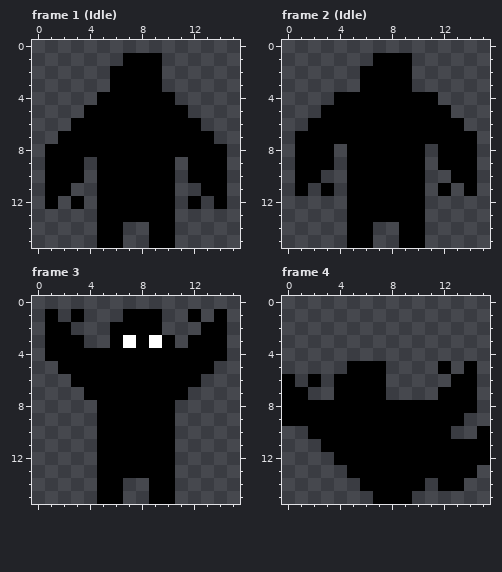
A pixel-art file gets an edit: src/assets/sprites/beasts.aseprite. Above: the version before the commit.
16x16 pixels, 6 frames. Shown: frame 1 (Idle), frame 2 (Idle), frame 3, frame 4. The commit also changed other frames, which this record leaves out.
After:
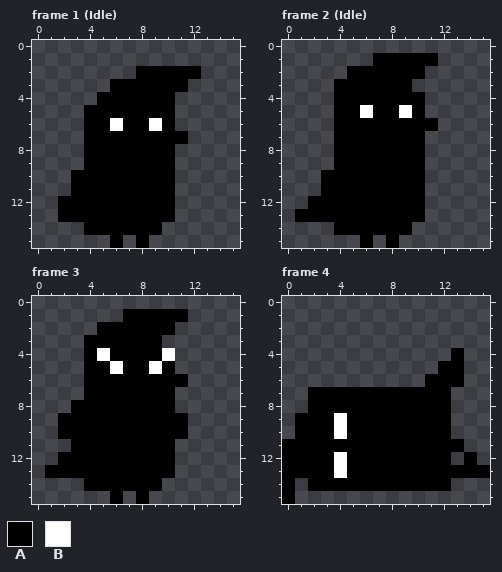
Palette (. is transparent): A #000000  B #ffffff
From old to new:
layer "pengwing" added
layer "bear" now hidden
Frame 1 (Idle):
y 1: x 7..9 AAA -> ...
y 2: x 6..7 AA -> ..; x 10..12 ... -> AAA
y 3: x 10..11 .. -> AA
y 5: x 11 A -> .
y 6: x 3 A -> .; x 6 A -> B; x 9 A -> B; x 11..12 AA -> ..
y 7: x 2..3 AA -> ..; x 12..13 AA -> ..
y 8: x 1..3 AAA -> ...; x 11..14 AAAA -> ....
y 9: x 1..4 AAA. -> ...A; x 12..14 AAA -> ...
y 10: x 1..2 AA -> ..; x 4 . -> A; x 12..14 AAA -> ...
y 11: x 1..4 AA.. -> ..AA; x 13..14 AA -> ..
y 12: x 1..2 A. -> .A; x 4 . -> A; x 12 A -> .; x 14 A -> .
y 13: x 2..4 ... -> AAA
y 14: x 4 . -> A; x 7..8 .. -> AA; x 10 A -> .
y 15: x 5 A -> .; x 8..10 .AA -> A..
Frame 2 (Idle):
y 1: x 10..11 .. -> AA
y 2: x 5 . -> A; x 10 . -> A
y 3: x 4..5 .. -> AA
y 4: x 11 A -> .
y 5: x 3 A -> .; x 6 A -> B; x 9 A -> B; x 11..12 AA -> ..
y 6: x 2..3 AA -> ..; x 12..13 AA -> ..
y 7: x 1..3 AAA -> ...; x 11..14 AAAA -> ....
y 8..9: x 1..4 AAA. -> ...A; x 12..14 AAA -> ...
y 10: x 1..4 AA.. -> ..AA; x 13..14 AA -> ..
y 11: x 1 A -> .; x 4 . -> A; x 12 A -> .; x 14 A -> .
y 12: x 2..4 ... -> AAA
y 13: x 1..4 .... -> AAAA
y 14: x 4 . -> A; x 7..8 .. -> AA; x 10 A -> .
y 15: x 5 A -> .; x 8..10 .AA -> A..
Frame 3:
y 1: x 1 A -> .; x 3 A -> .; x 10..12 ..A -> AA.; x 14 A -> .
y 2: x 1..2 AA -> ..; x 5 . -> A; x 10 . -> A; x 13..14 AA -> ..
y 3: x 1..5 AAA.. -> ...AA; x 7 B -> A; x 9..10 BA -> A.; x 12..14 AAA -> ...
y 4: x 1..3 AAA -> ...; x 5 A -> B; x 10..14 AAAAA -> B....
y 5: x 2..3 AA -> ..; x 6 A -> B; x 9 A -> B; x 11..13 AAA -> ...
y 6: x 3 A -> .; x 12 A -> .
y 7: x 11 A -> .
y 8: x 3..4 .. -> AA
y 9..10: x 2..4 ... -> AAA; x 11 . -> A
y 11: x 3..4 .. -> AA
y 12: x 2..4 ... -> AAA
y 13: x 1..4 .... -> AAAA
y 14: x 4 . -> A; x 7..8 .. -> AA; x 10 A -> .
y 15: x 5 A -> .; x 8..10 .AA -> A..
Frame 4:
y 4: x 13 . -> A
y 5: x 5..7 AAA -> ...; x 13..14 .A -> A.
y 6: x 0 A -> .; x 2 A -> .; x 4..7 AAAA -> ....; x 11..12 .. -> AA; x 14 A -> .
y 7: x 0..3 AA.. -> ..AA; x 8..11 .... -> AAAA; x 13..14 AA -> ..
y 8: x 0..1 AA -> ..; x 13..14 AA -> ..
y 9: x 0 A -> .; x 4 A -> B; x 13 A -> .
y 10: x 1 . -> A; x 4 A -> B; x 15 A -> .
y 11: x 0..2 ... -> AAA; x 14..15 AA -> ..
y 12: x 0..4 ....A -> AAAAB; x 13 A -> .; x 15 A -> .
y 13: x 0..4 ..... -> AAAAB; x 15 . -> A
y 14: x 0 . -> A; x 2..5 .... -> AAAA; x 11 . -> A; x 13 A -> .
y 15: x 0 . -> A; x 7..9 AAA -> ...
Changed places in both pictures, as pixel boxes (x1, y1, x2, y2):
changed: (45, 53, 227, 248)
changed: (295, 53, 477, 248)
changed: (45, 309, 227, 504)
changed: (282, 348, 490, 504)
